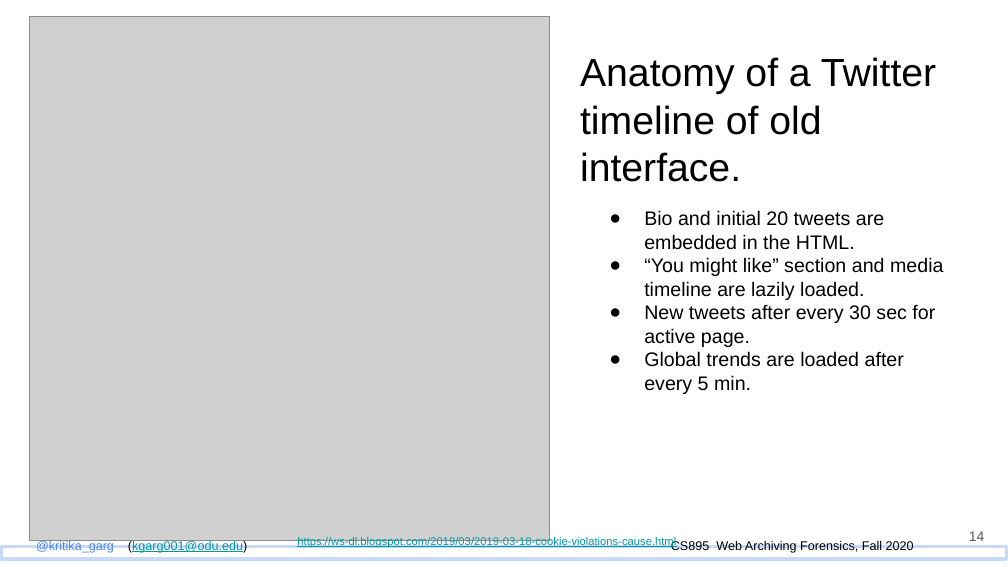
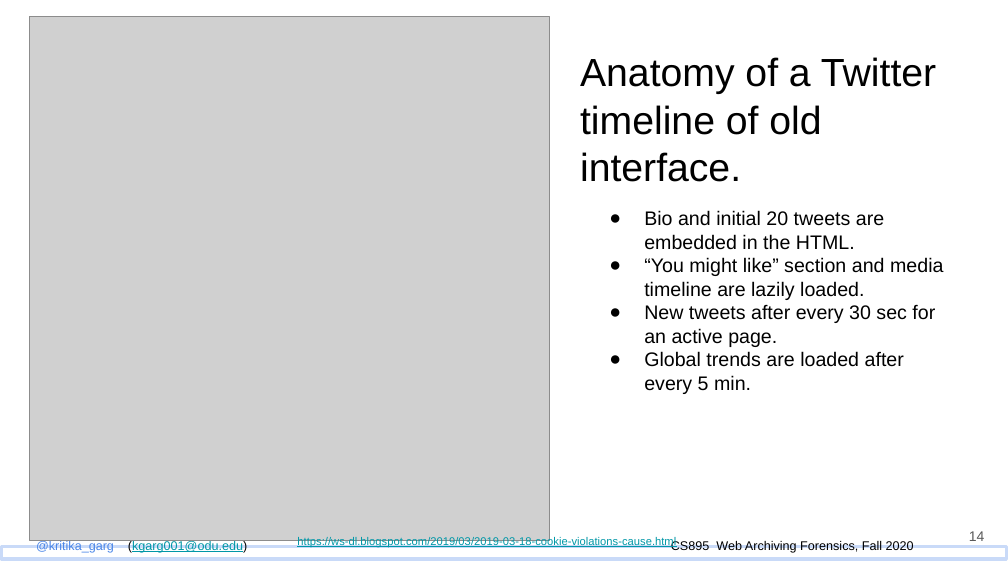
Before and after one commit to phonedude/cs895-f20, a slide deck: slide 14 of assignments/Kgarg/week-10-presentation/StudentPresentation2_CookieViolation.pptx. Drawn at 1008x567 pixels with LibreOffice and Linux fonts; fonts in the diff are those of the drawing; grey boxes stand for pictures. Boxes give left, top, right and bottom in pixels: in the first picture for what was removed or moved away, otherwise in the second. Text is boxed around its words. In the diff, an @@ line names an element or a change of style, - is before the commit and + after.

```diff
--- a/assignments/Kgarg/week-10-presentation/StudentPresentation2_CookieViolation.pptx
+++ b/assignments/Kgarg/week-10-presentation/StudentPresentation2_CookieViolation.pptx
@@ text at [644,305,935,347]: text changed @@
-● New tweets after every 30 sec for active page.
+● New tweets after every 30 sec for an active page.
```
Also in this commit, not shown: 2 other slides changed.
